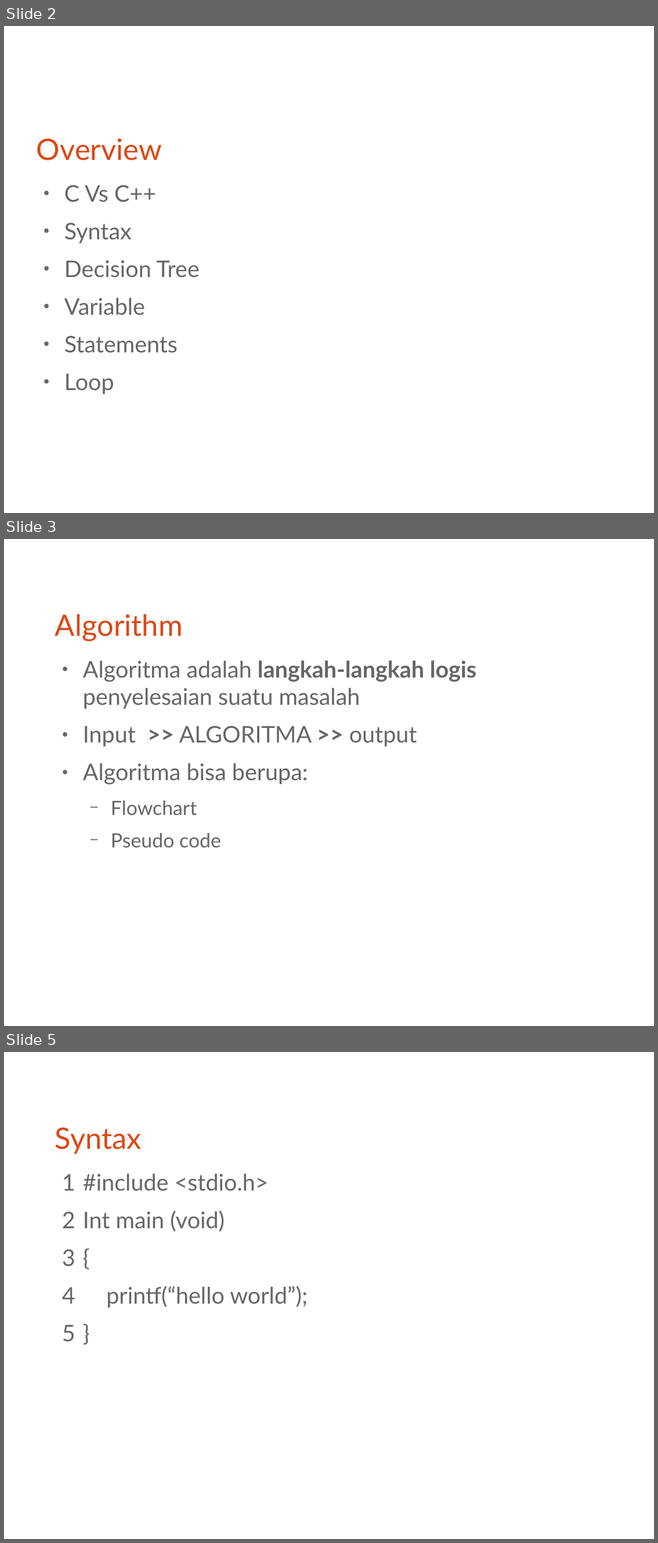
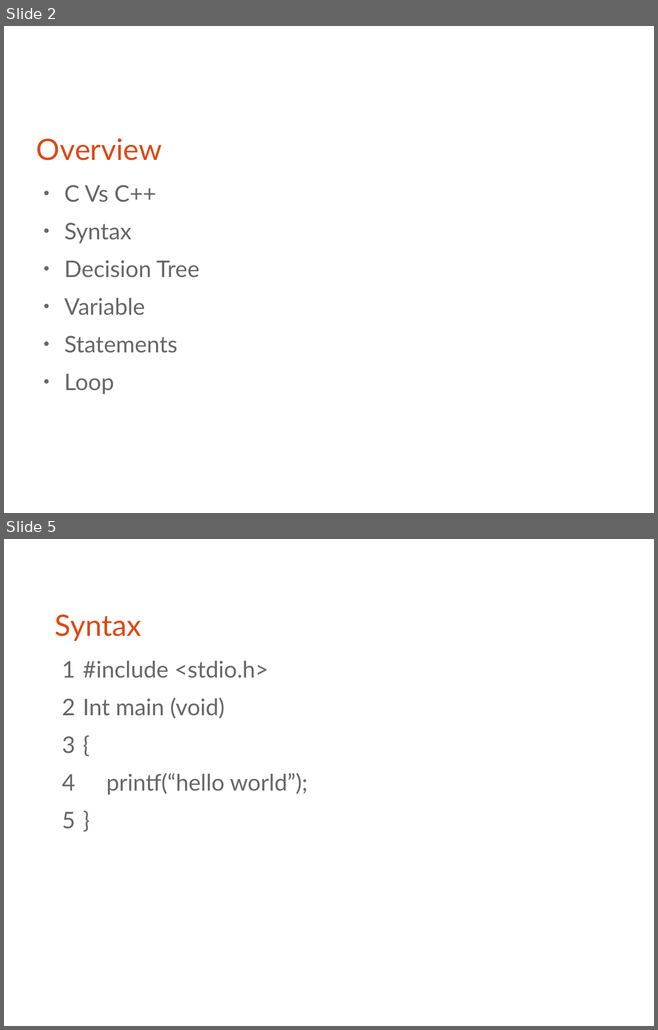
Before and after one commit to bagustris/prokom-tf, a slide deck: prokom1.odp. Shown one above the other, each under a label of ours: slides 2, 3 and 5 before the commit, slides 2 and 5 after it; the slides between them are not shown. The pictures are 658x1543 and 658x1030 pixels, drawn with LibreOffice and Linux fonts; fonts in the diff are those of the drawing. Boxes give left, top, right and bottom in pixels: in the first picture for what was removed or moved away, otherwise in the second. Text is boxed around its words. In the diff, an @@ line names an element or a change of style, - is before the commit and + after.

```diff
--- a/prokom1.odp
+++ b/prokom1.odp
@@ slide 3 removed at box(4, 539, 654, 1026), background #FFFFFF @@
@@ title removed at box(55, 614, 183, 641) @@
-Algorithm
@@ text removed at box(83, 660, 476, 848) @@
-● Algoritma adalah langkah-langkah logis penyelesaian suatu masalah
-● Input >> ALGORITMA >> output
-● Algoritma bisa berupa:
-  − Flowchart
-  − Pseudo code
```
Also in this commit, not shown: 3 slides changed, 1 slide added, 1 other file.
